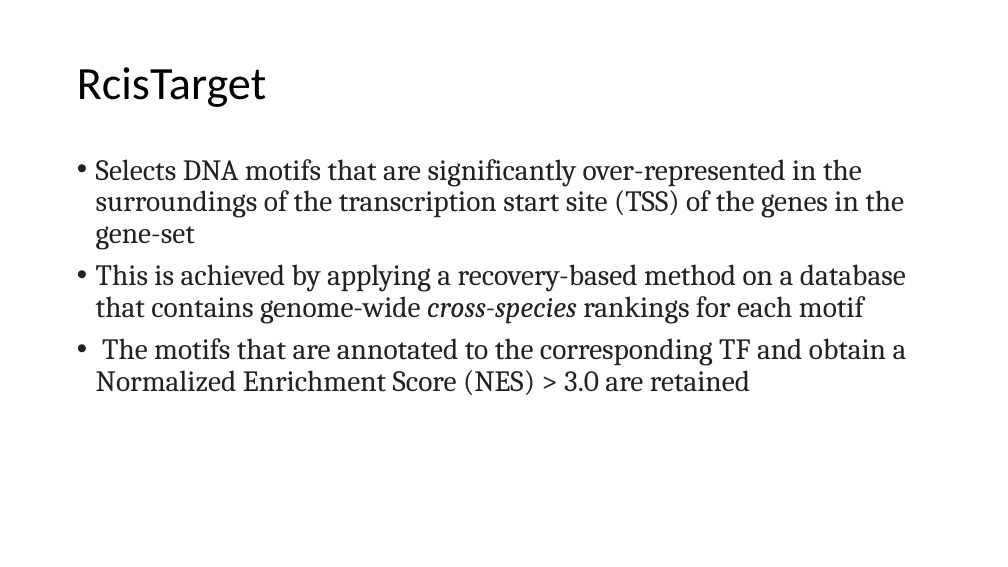
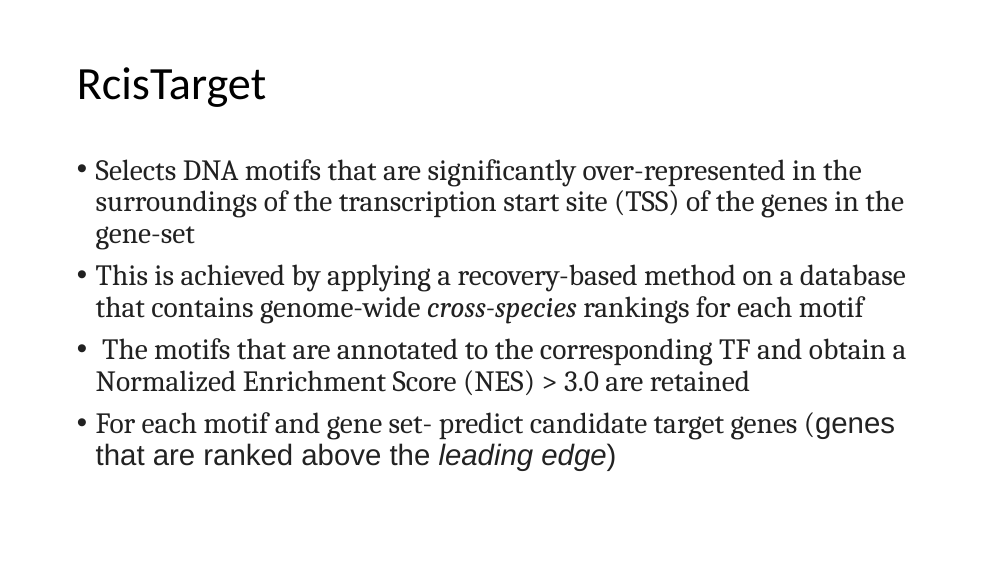
Before and after one commit to ozlembahar/devo-grn, a slide deck: slide 18 of my_notes.pptx (slide 17 before the commit). Drawn at 1008x567 pixels with LibreOffice and Linux fonts; fonts in the diff are those of the drawing. Boxes give left, top, right and bottom in pixels: in the first picture for what was removed or moved away, otherwise in the second. Text is boxed around its words. In the diff, an @@ line names an element or a change of style, - is before the commit and + after.

```diff
--- a/my_notes.pptx
+++ b/my_notes.pptx
@@ text at [96, 412, 895, 471]: paragraph added @@
+• For each motif and gene set- predict candidate target genes (genes that are ranked above the leading edge)
```
Also in this commit, not shown: 4 other slides changed, 8 slides added, 1 slide removed, 5 other files.
